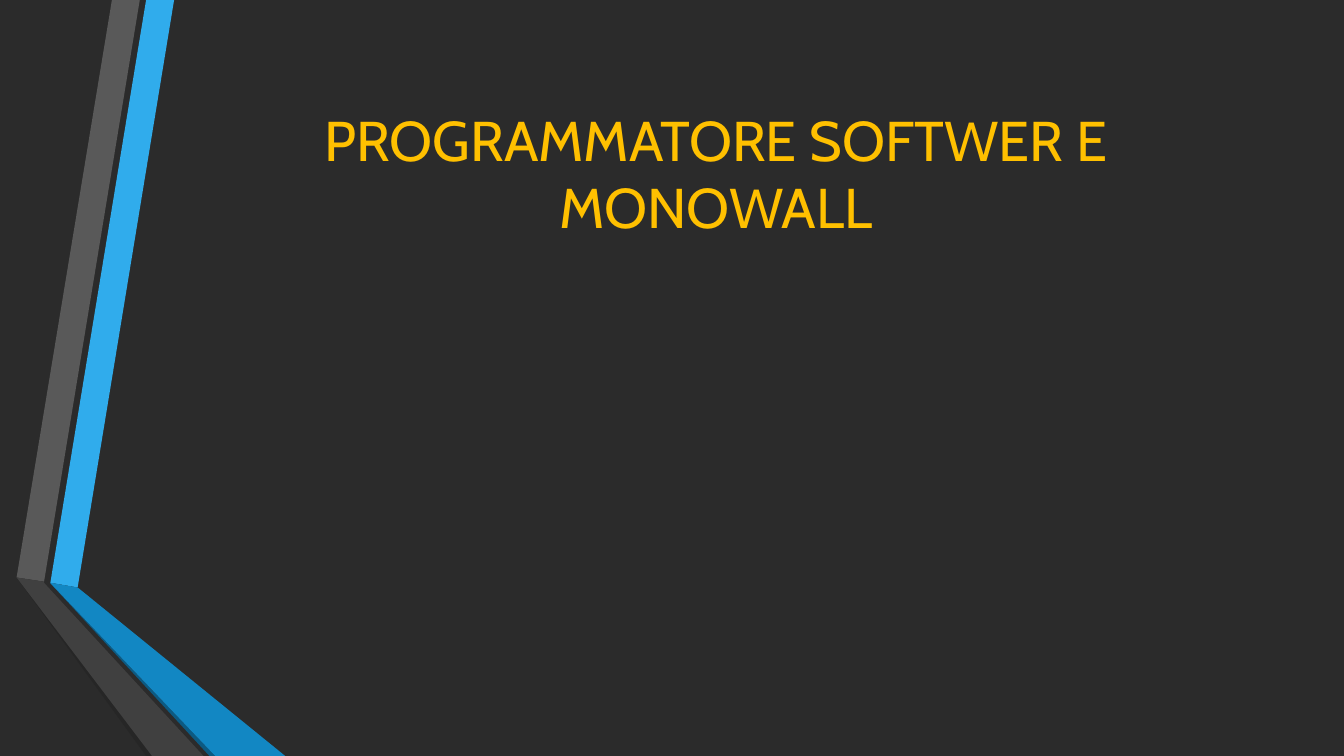
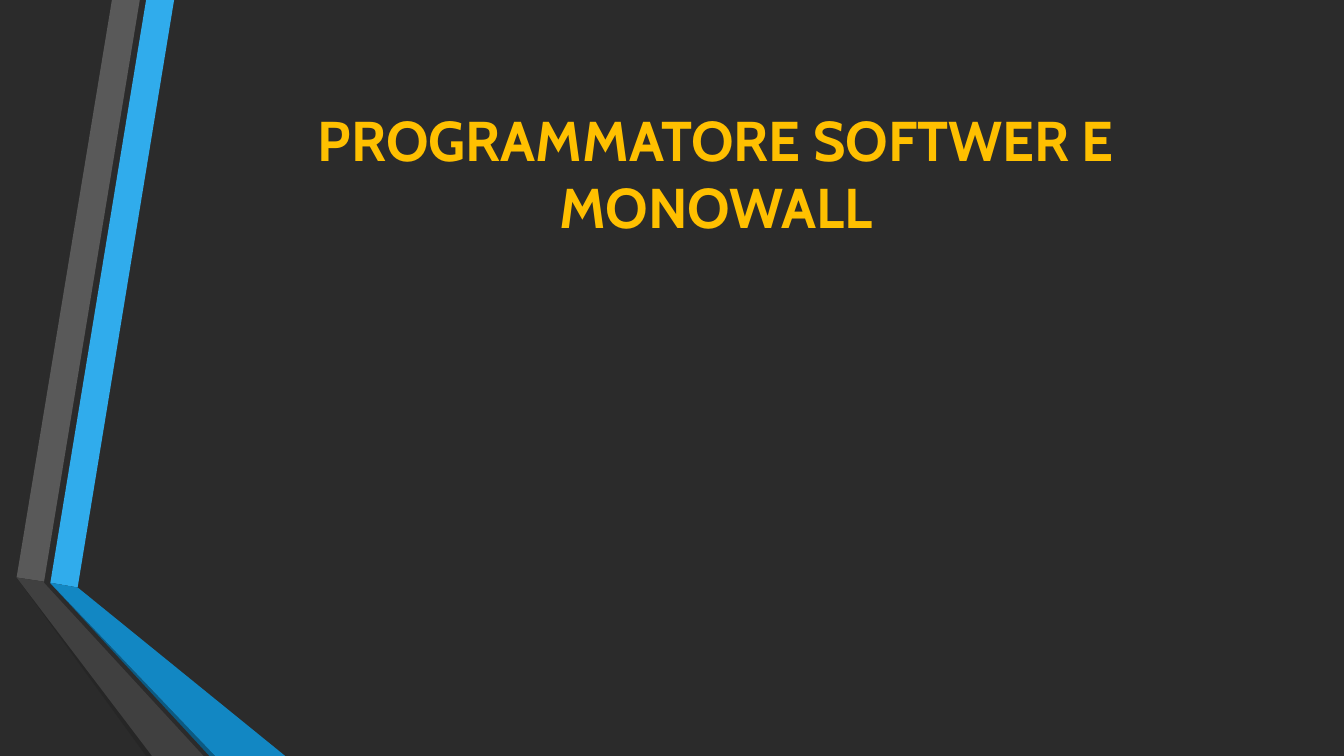
Before and after one commit to Lince99/GPOI, a slide deck: slide 8 of m0n0wall/Presentazione_M0n0wall.odp. Drawn at 1344x756 pixels with LibreOffice and Linux fonts; fonts in the diff are those of the drawing; background and template pictures are left out; a plain dark background stands for a picture behind light text. Boxes give left, top, right and bottom in pixels: in the first picture for what was removed or moved away, otherwise in the second. Text is boxed around its words. In the diff, an @@ line names an element or a change of style, - is before the commit and + after.

```diff
--- a/m0n0wall/Presentazione_M0n0wall.odp
+++ b/m0n0wall/Presentazione_M0n0wall.odp
@@ title "PROGRAMMATORE SOFTWER E MONOWALL" at [318, 121, 1114, 229]: bold on @@
```
Also in this commit, not shown: 8 other slides changed, 1 slide added, 1 slide removed, 5 other files.
